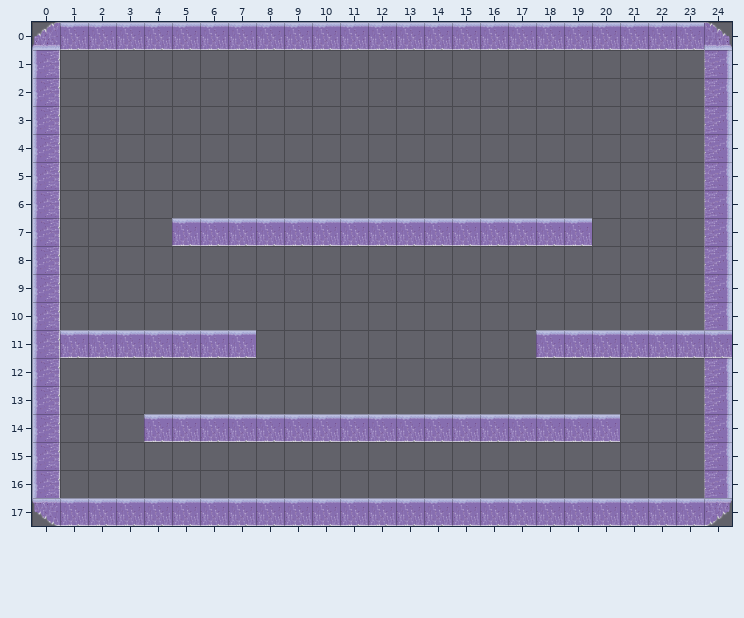
Two states of a Tiled map, level7.tmx. That is the earlier state.
Cells are 70x70 px. Shown: x 0..24, y 0..17.
After the commit:
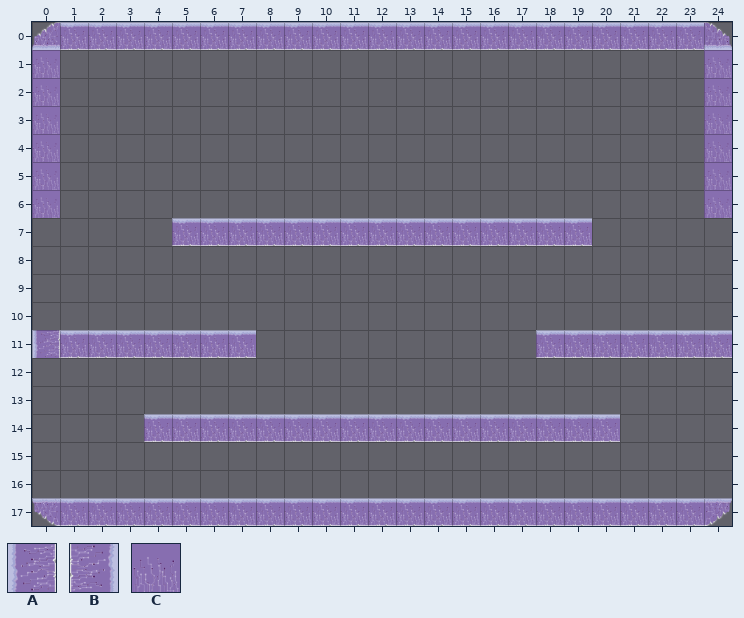
Key: from "purpleSheet": A 2 turned 270, B 2 turned 90, C 3.
_ is an empty cell.
The edit:
Layer "Tile Layer 1":
y 1..6: x 0 A -> C; x 24 B -> C
y 7..10: x 0 A -> _; x 24 B -> _
y 12..16: x 0 A -> _; x 24 B -> _
Boxes around the changes in both pictures, in picture pixels (x1, y1, x2, y2):
changed: (32, 50, 60, 330)
changed: (704, 50, 732, 330)
removed: (32, 358, 60, 498)
removed: (704, 358, 732, 498)
